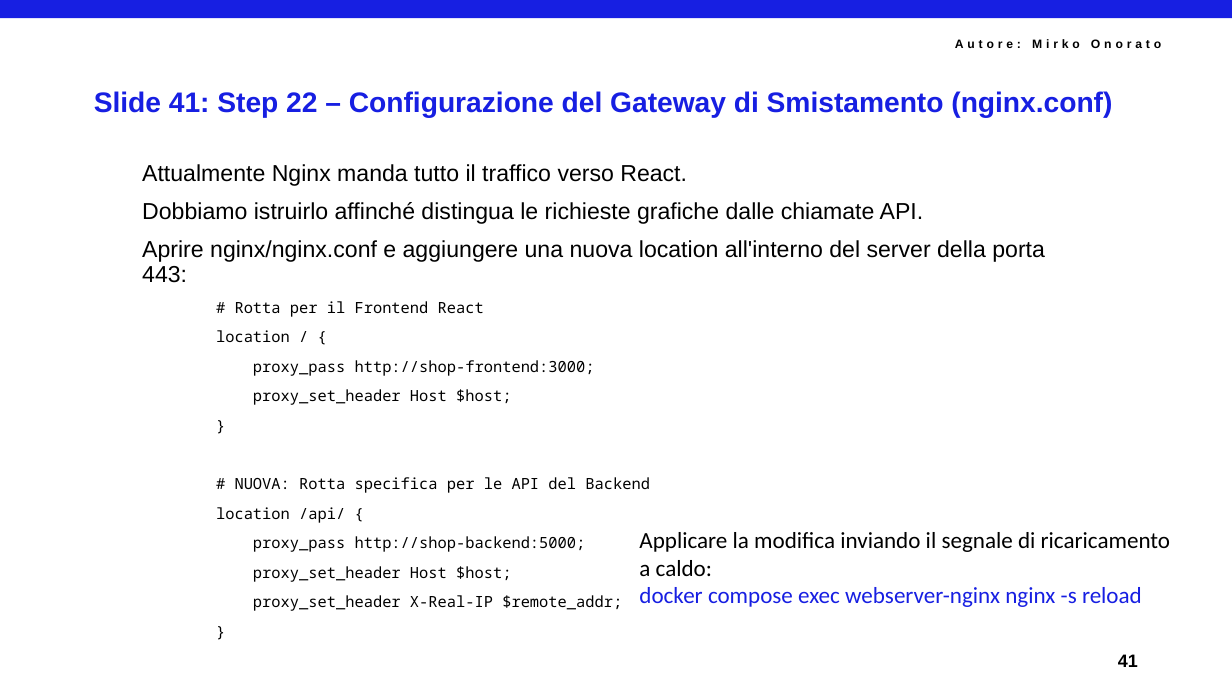
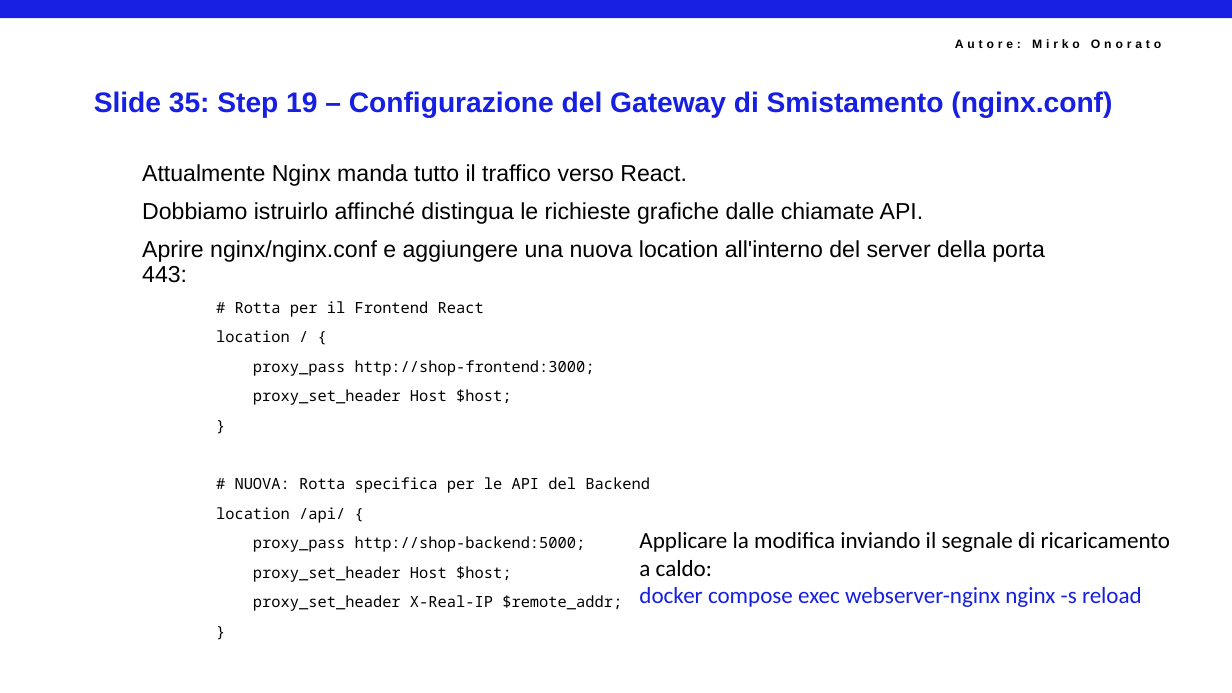
Before and after one commit to mirkoSkF/Docker-Slides, a slide deck: slide 37 of Lab 3.a - Allestimento di Nginx, Certbot e Reti in Locale.pptx (slide 43 before the commit). Drawn at 1232x693 pixels with LibreOffice and Linux fonts; fonts in the diff are those of the drawing; background and template pictures are left out. Boxes give left, top, right and bottom in pixels: in the first picture for what was removed or moved away, otherwise in the second. Text is boxed around its words. In the diff, an @@ line names an element or a change of style, - is before the commit and + after.

```diff
--- a/Lab 3.a - Allestimento di Nginx, Certbot e Reti in Locale.pptx
+++ b/Lab 3.a - Allestimento di Nginx, Certbot e Reti in Locale.pptx
@@ title at (x1=94, y1=91, x2=1112, y2=118): text changed @@
-Slide 41: Step 22 – Configurazione del Gateway di Smistamento (nginx.conf)
+Slide 35: Step 19 – Configurazione del Gateway di Smistamento (nginx.conf)
@@ text removed at (x1=1118, y1=654, x2=1138, y2=667) @@
-41
```
Also in this commit, not shown: 35 other slides changed, 2 slides added, 9 slides removed.
